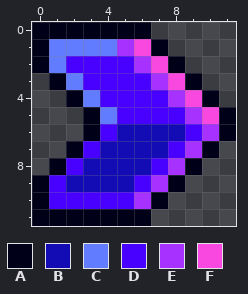
File history of a pixel-art sprite, assets/images/arrow.png. Above, as it was before the edit.
The file is 12x12 pixels.
Palette (. is transparent): A #000018  B #130bb4  C #617cff  D #4800ff  E #a731ff  F #f948df
Now the later version:
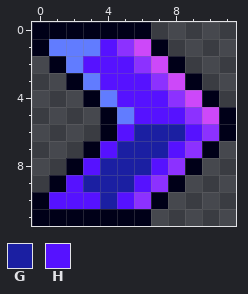
Colours new in this view: G #1b1fa2  H #5612ff
Changes in this commit:
@@ palette @@
-E #a731ff
+E #8c31ff
-F #f948df
+F #cd48f9
@@ x 0..11 @@
  0 AAAAAAA.....
- 1 ACCCCEFA....
- 2 ACDDDDEFA...
- 3 .ACDDDDEFA..
- 4 ..ACDDDDEFA.
- 5 ...ACDDDDEFA
- 6 ...ADBBBBDEA
- 7 ..ADBBBBDEA.
- 8 .ADBBBBDEA..
- 9 ADBBBBDEA...
-10 ADDDDDEA....
+ 1 ACCCHEFA....
+ 2 .ACHHHEFA...
+ 3 ..ACHHHEFA..
+ 4 ...ACHHHEFA.
+ 5 ....ACHHHEFA
+ 6 ....AHGGGHEA
+ 7 ...AHGGGHEA.
+ 8 ..AHGGGHEA..
+ 9 .AHGGGHEA...
+10 AHHHGHEA....
 11 AAAAAAA.....
